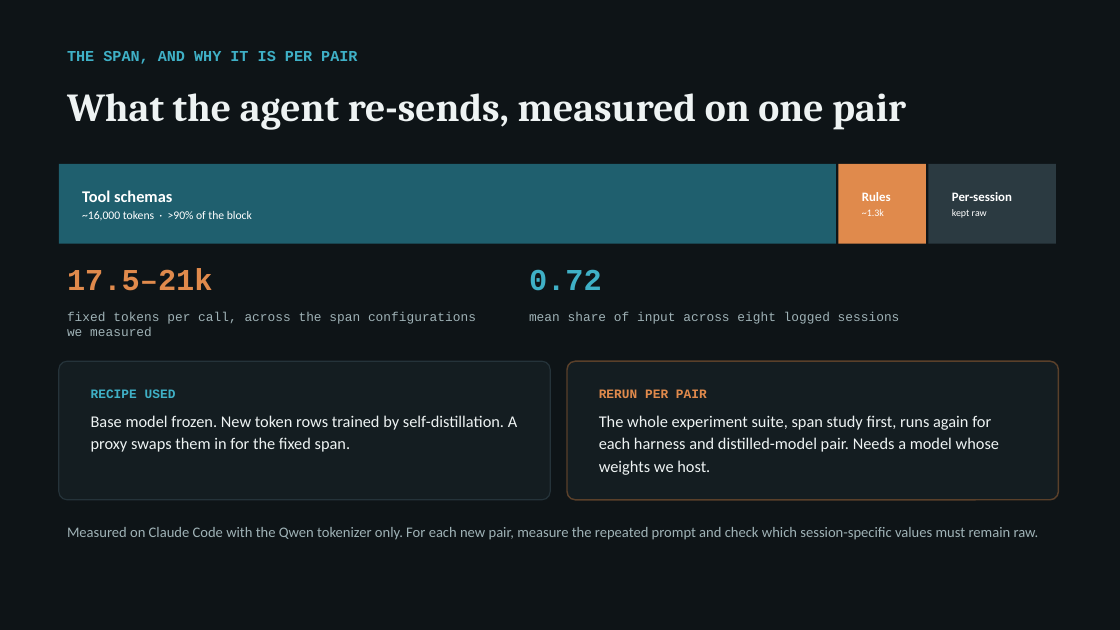
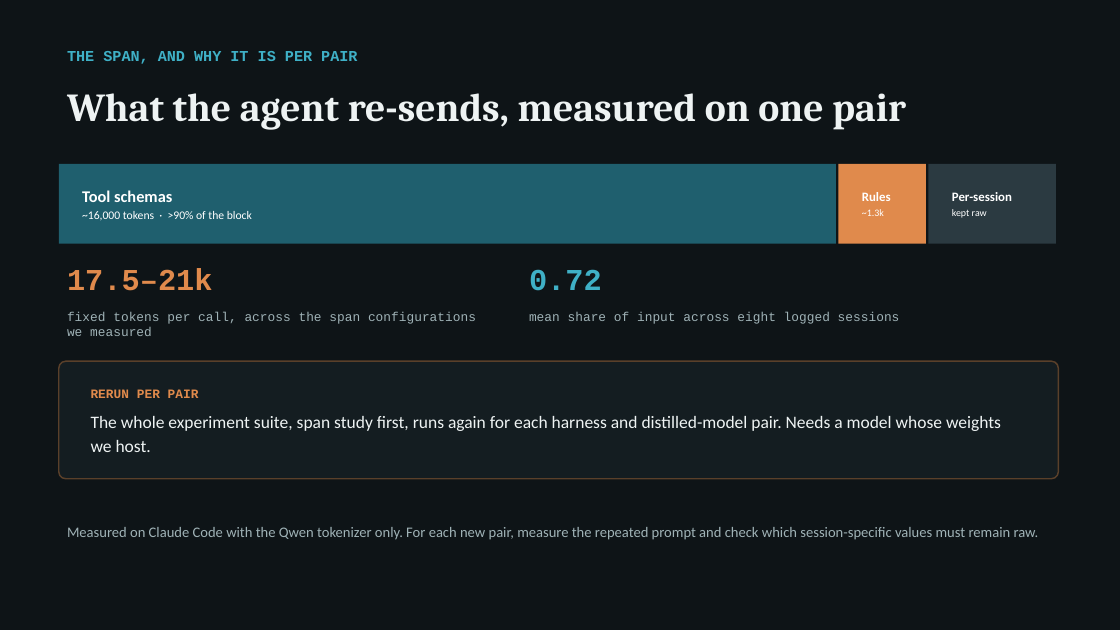
Before and after one commit to arunmenon/gisting-coding-agent, a slide deck: slide 5 of Gisting-CTO-deck.pptx (slide 4 before the commit). Drawn at 1120x630 pixels with LibreOffice and Linux fonts; fonts in the diff are those of the drawing. Boxes give left, top, right and bottom in pixels: in the first picture for what was removed or moved away, otherwise in the second. Text is boxed around its words. In the diff, an @@ line names an element or a change of style, - is before the commit and + after.

Commit message:
Deck: add 'What Steno is made of' (span analysis, trainer, proxy, evaluation, auto loop) and an H200 results slide; align loop wording with the paper

```diff
--- a/Gisting-CTO-deck.pptx
+++ b/Gisting-CTO-deck.pptx
@@ rounded rectangle: place and size @@
-rounded rectangle at [59, 361, 550, 500]
+rounded rectangle at [59, 361, 1059, 479]
@@ rounded rectangle at [59, 361, 1059, 479]: outline #25333A 1 pt to #5A402A 1.25 pt @@
@@ text "RERUN PER PAIR": place and size @@
-text "RERUN PER PAIR" at [599, 389, 999, 475]
+text "RERUN PER PAIR" at [91, 389, 1001, 452]
@@ text removed at [91, 389, 517, 452] @@
-RECIPE USED
-Base model frozen. New token rows trained by self-distillation. A proxy swaps them in for the fixed span.
@@ rounded rectangle removed at [567, 361, 1059, 500] @@
@@ text at [91, 416, 1001, 452]: size 14 to 15 pt @@
```
Also in this commit, not shown: 2 other slides changed, 2 slides added, 3 other files.
